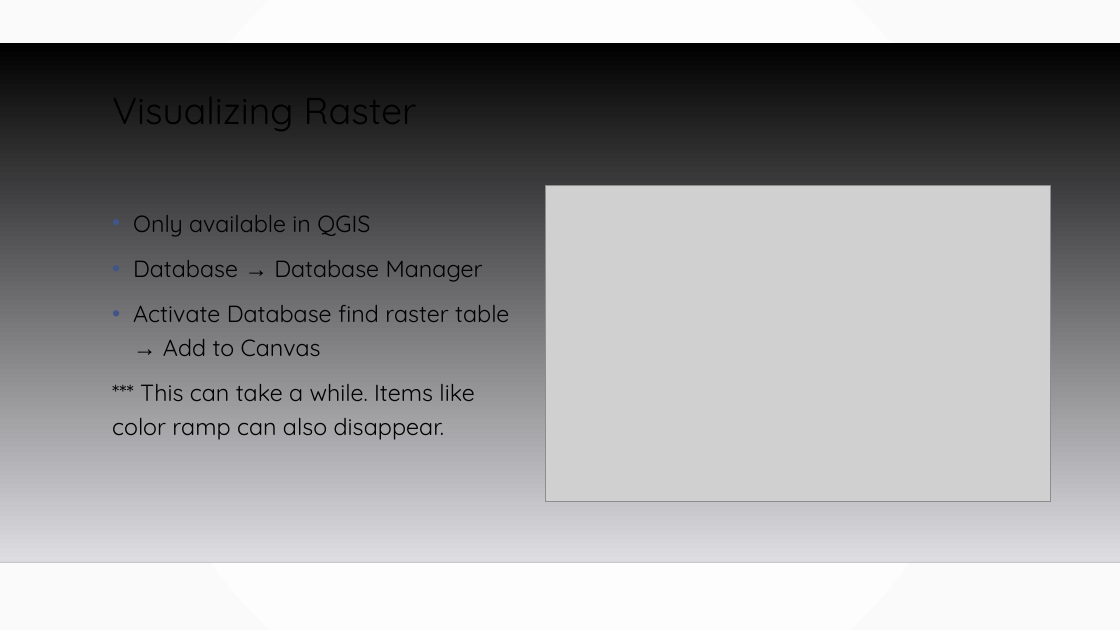
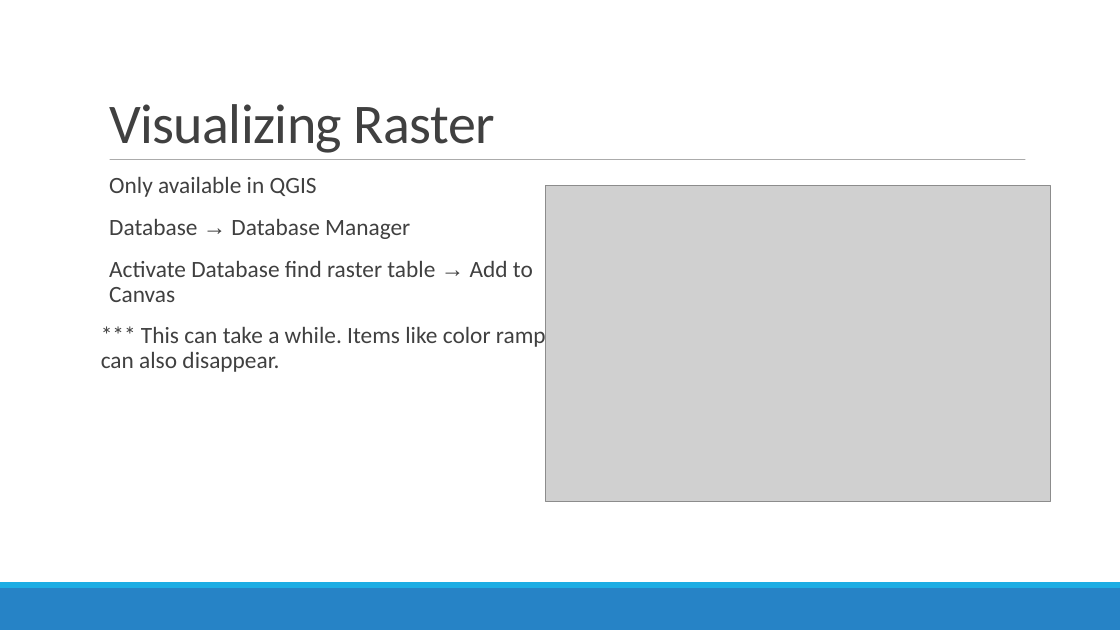
Before and after one commit to MGIS-UMN/GIS5577_week7, a slide deck: slide 6 of Advanced_spatial_queries.odp. Drawn at 1120x630 pixels with LibreOffice and Linux fonts; fonts in the diff are those of the drawing; grey boxes stand for pictures; background and template pictures are left out. Boxes give left, top, right and bottom in pixels: in the first picture for what was removed or moved away, otherwise in the second. Text is boxed around its words. In the diff, an @@ line names an element or a change of style, - is before the commit and + after.

```diff
--- a/Advanced_spatial_queries.odp
+++ b/Advanced_spatial_queries.odp
@@ background gradient #FFFFFF to #FAFAFA to #FFFFFF @@
@@ title "Visualizing Raster" moved from (x1=112, y1=80, x2=417, y2=135) to (x1=109, y1=104, x2=495, y2=153) @@
@@ title "Visualizing Raster" at (x1=109, y1=104, x2=495, y2=153): size 32 to 48 pt, font Quicksand to Calibri, text colour #000000 to #404040, letter spacing 0 to -0.5 pt; line spacing 0.9 to 0.85; vertical alignment top to bottom @@
@@ freeform shape removed at (x1=0, y1=43, x2=1120, y2=562) @@
@@ text "Only available in QGIS" moved from (x1=112, y1=215, x2=509, y2=440) to (x1=101, y1=177, x2=546, y2=372) @@
@@ text "Only available in QGIS" at (x1=101, y1=177, x2=546, y2=372): font Quicksand to Calibri, text colour #000000 to #404040; bullet • to  ; line spacing 1.2 to 0.9; more space between paragraphs; bullet colour #415588 to #1CADE4 @@
@@ line added from (110, 160) to (1026, 160), #7F7F7F 0.51 pt @@
@@ line removed from (0, 562) to (1120, 562) @@
@@ freeform shape added at (x1=0, y1=588, x2=1120, y2=630), fill #2683C6 @@
@@ freeform shape added at (x1=0, y1=582, x2=1120, y2=588), fill #1CADE4 @@
```
Also in this commit, not shown: 7 other slides changed.
